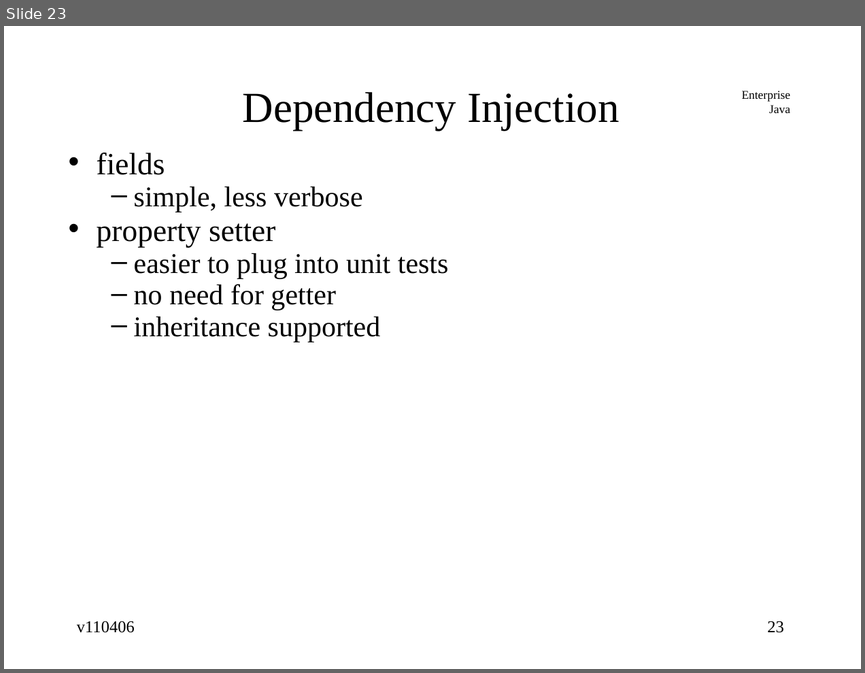
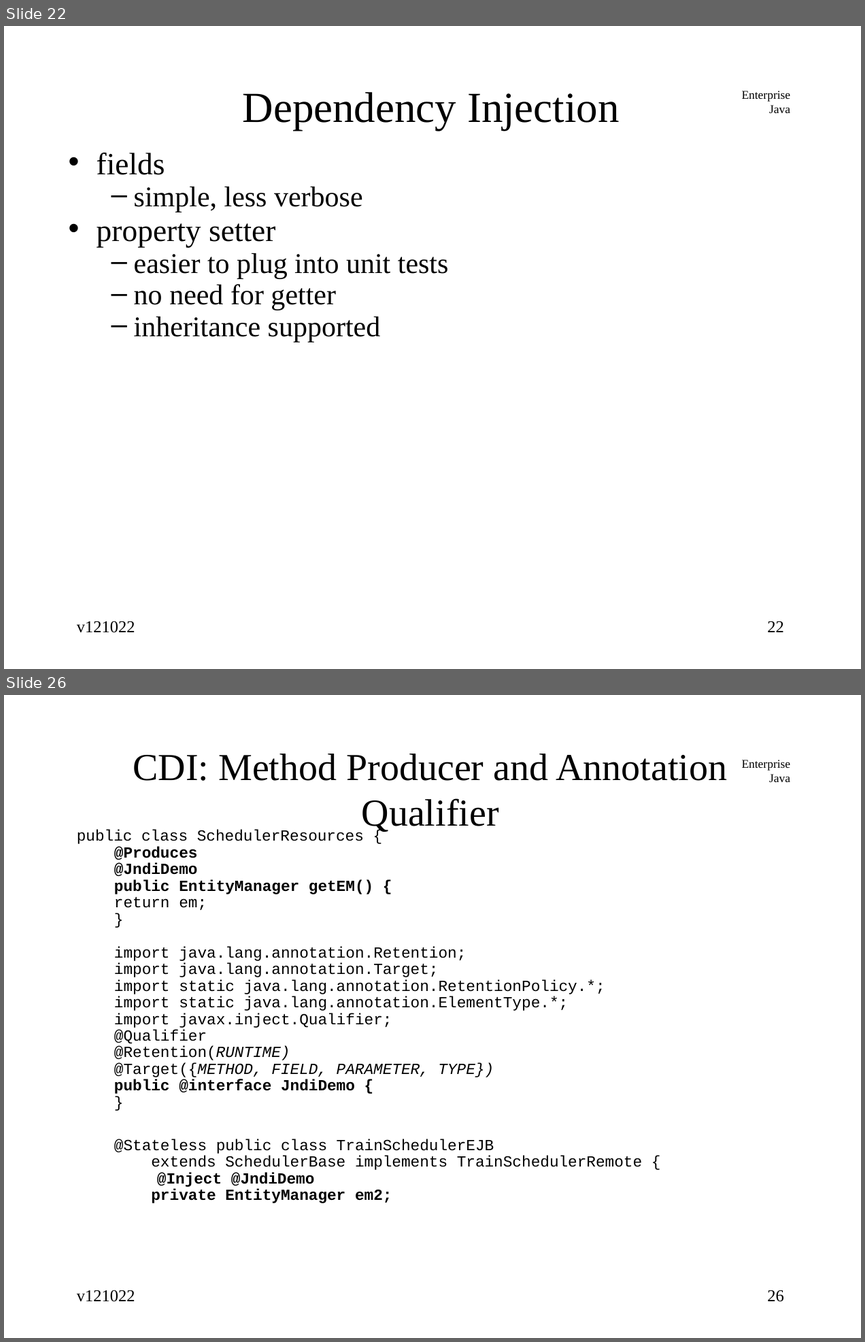
Before and after one commit to jcstaff/ejava-javaee, a slide deck: jndiDemo/src/site/resources/lectures/jndiENC.ppt. Shown one above the other, each under a label of ours: slide 23 before the commit, slides 22 and 26 after it; the slides between them are not shown. The pictures are 865x673 and 865x1342 pixels, drawn with LibreOffice and Linux fonts; fonts in the diff are those of the drawing. Boxes give left, top, right and bottom in pixels: in the first picture for what was removed or moved away, otherwise in the second. Text is boxed around its words. In the diff, an @@ line names an element or a change of style, - is before the commit and + after.

```diff
--- a/jndiDemo/src/site/resources/lectures/jndiENC.ppt
+++ b/jndiDemo/src/site/resources/lectures/jndiENC.ppt
@@ slide 26 added at box(4, 695, 861, 1338), background #FFFFFF; not listed: 1 template element that a slide beside it also shows @@
@@ title added at box(133, 753, 727, 832), 32 pt, text #000000 @@
+CDI: Method Producer and Annotation Qualifier
@@ text added at box(77, 830, 642, 1203), 12.9 pt, text #000000 @@
+public class SchedulerResources {
+  @Produces
+  @JndiDemo
+  public EntityManager getEM() {
+  return em;
+  }
+import java.lang.annotation.Retention;
+import java.lang.annotation.Target;
+import static java.lang.annotation.RetentionPolicy.*;
+import static java.lang.annotation.ElementType.*;
+import javax.inject.Qualifier;
+@Qualifier
+@Retention(RUNTIME)
+@Target({METHOD, FIELD, PARAMETER, TYPE})
+public @interface JndiDemo {
+}
+@Stateless public class TrainSchedulerEJB
+extends SchedulerBase implements TrainSchedulerRemote {
+@Inject @JndiDemo
+private EntityManager em2;
@@ text added at box(77, 1289, 135, 1302), 14 pt, text #000000 @@
+v121022
@@ page number added at box(767, 1289, 784, 1302), 14 pt, text #000000 @@
+26
@@ what was slide 23 is now slide 22 @@
@@ slide 22 changed as well @@
@@ text at box(77, 620, 135, 633): text changed @@
-v110406
+v121022
@@ page number at box(767, 620, 784, 632): text changed @@
-23
+22
```
Also in this commit, not shown: 23 other slides changed, 11 other slides added, 1 slide removed.
